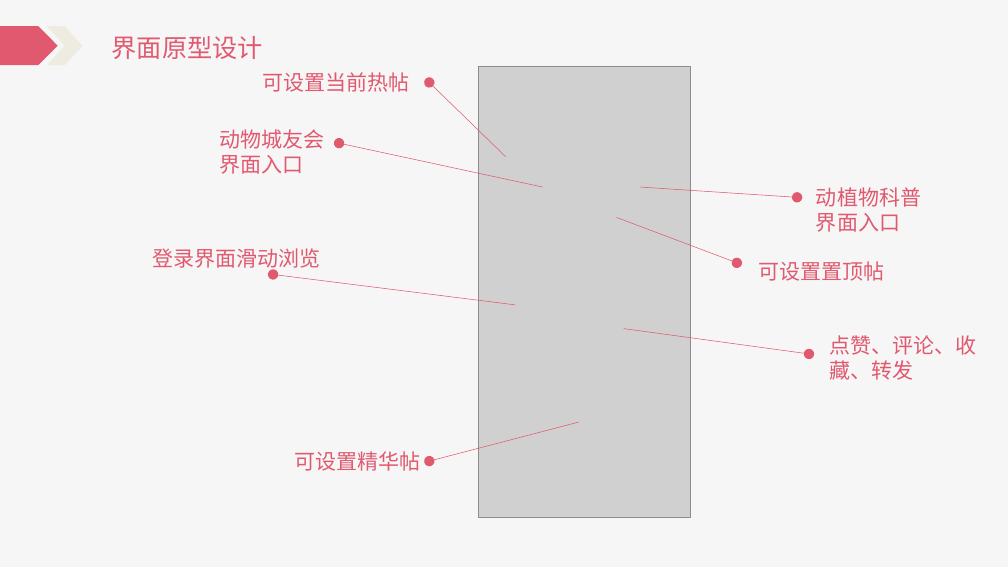
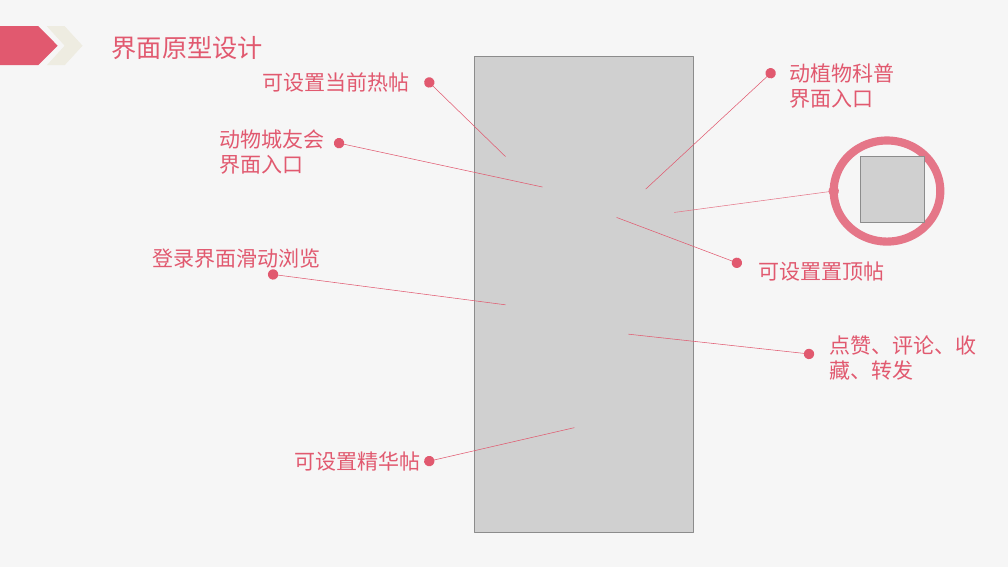
Before and after one commit to Katashixz/ZUCCbiosphere, a slide deck: slide 21 of 软件需求规格说明/SE2021-G005-软件需求说明.pptx. Drawn at 1008x567 pixels with LibreOffice and Linux fonts; fonts in the diff are those of the drawing; grey boxes stand for pictures. Boxes give left, top, right and bottom in pixels: in the first picture for what was removed or moved away, otherwise in the second. Text is boxed around its words. In the diff, an @@ line names an element or a change of style, - is before the commit and + after.

```diff
--- a/软件需求规格说明/SE2021-G005-软件需求说明.pptx
+++ b/软件需求规格说明/SE2021-G005-软件需求说明.pptx
@@ picture: place and size @@
-picture at <box>479,66,690,517</box>
+picture at <box>475,57,694,532</box>
@@ text "动植物科普": place and size @@
-text "动植物科普" at <box>816,187,921,232</box>
+text "动植物科普" at <box>790,63,895,108</box>
@@ arrow moved from (640, 187) - (797, 197) to (646, 189) - (771, 73) @@
@@ ellipse added at <box>834,141,941,242</box>, outline #E57688 7.75 pt @@
@@ picture added at <box>861,157,925,223</box> @@
@@ arrow added from (675, 212) to (834, 191), #E57688 0.5 pt @@
@@ arrow moved from (515, 305) - (273, 274) to (506, 305) - (273, 274) @@
@@ arrow moved from (624, 329) - (809, 354) to (628, 334) - (809, 354) @@
@@ arrow moved from (578, 422) - (430, 461) to (575, 428) - (430, 461) @@
```
Also in this commit, not shown: 1 other slide changed, 1 slide added, 6 other files.
